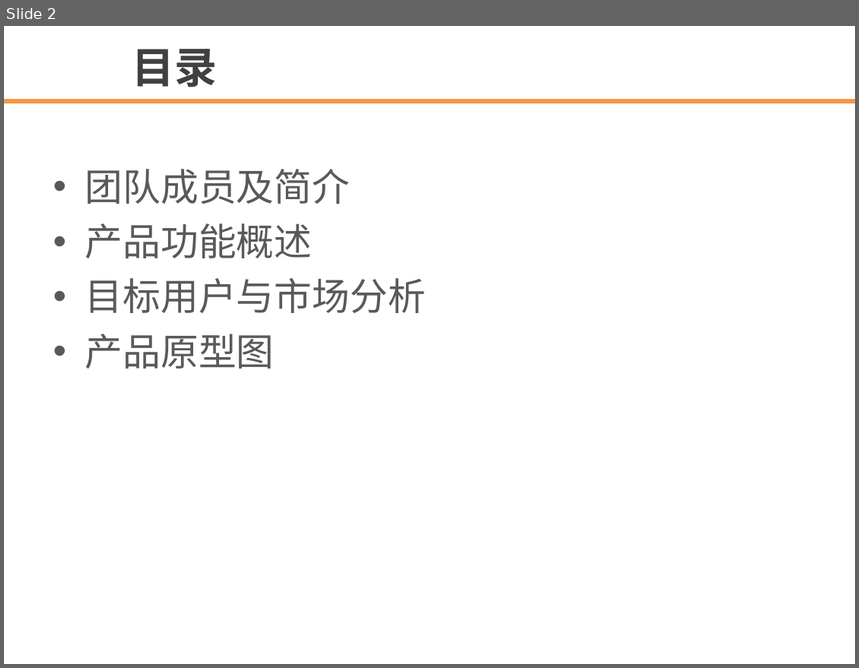
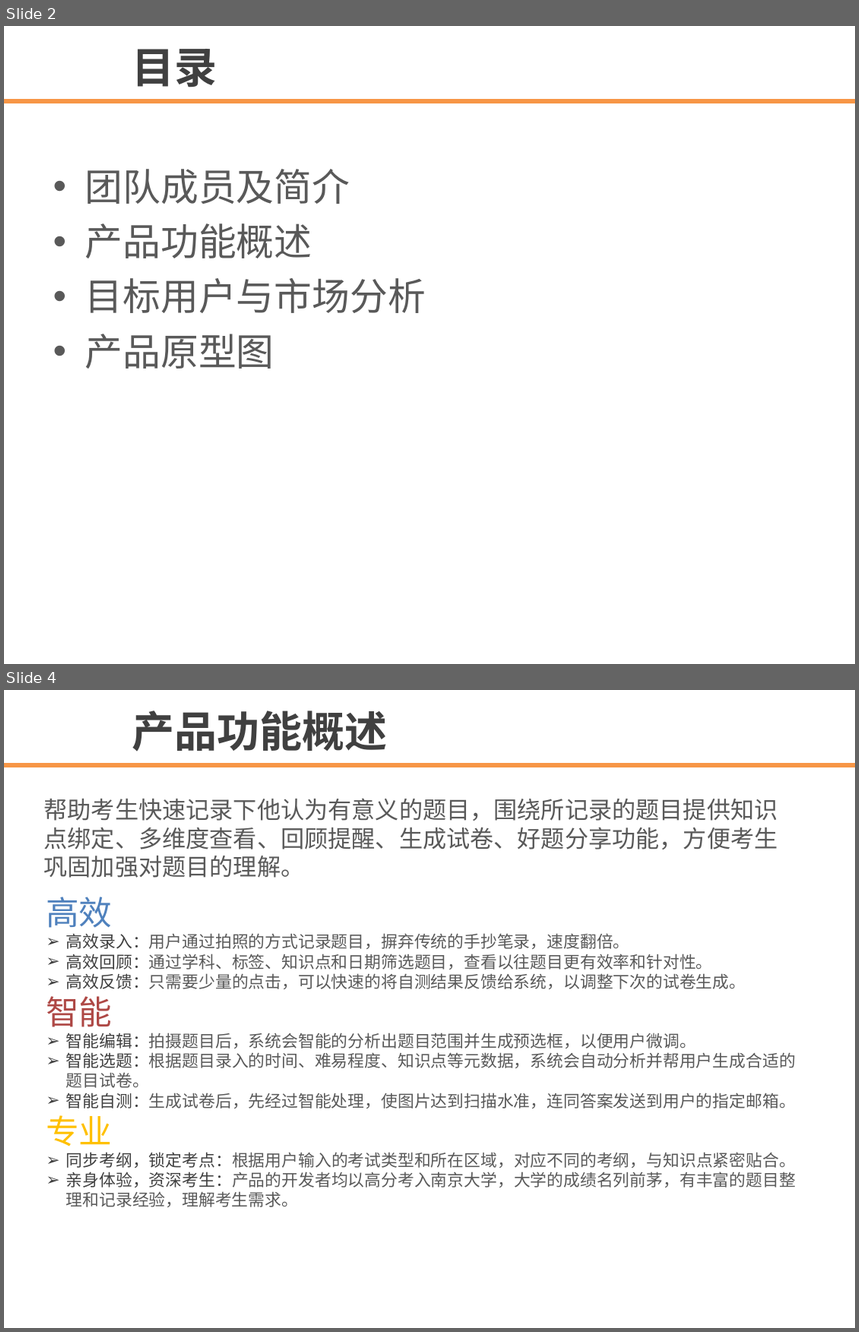
Before and after one commit to biscuit-team/CorrectNote, a slide deck: document/template.ppt. Shown one above the other, each under a label of ours: slide 2 before the commit, slides 2 and 4 after it; the slides between them are not shown. The pictures are 859x668 and 859x1332 pixels, drawn with LibreOffice and Linux fonts; fonts in the diff are those of the drawing; background and template pictures are left out. Boxes give left, top, right and bottom in pixels: in the first picture for what was removed or moved away, otherwise in the second. Text is boxed around its words. In the diff, an @@ line names an element or a change of style, - is before the commit and + after.

```diff
--- a/document/template.ppt
+++ b/document/template.ppt
@@ slide 4 added at [4, 690, 855, 1328], background #FFFFFF; not listed: 1 template element that a slide beside it also shows @@
@@ text added at [132, 711, 387, 752], 36 pt, text #404040, bold @@
+产品功能概述
@@ text added at [44, 798, 778, 878], 20 pt, text #595959 @@
+帮助考生快速记录下他认为有意义的题目，围绕所记录的题目提供知识点绑定、多维度查看、回顾提醒、生成试卷、好题分享功能，方便考生巩固加强对题目的理解。
@@ text added at [46, 897, 796, 1208], 14 pt, text #595959 @@
+高效
+➢ 高效录入：用户通过拍照的方式记录题目，摒弃传统的手抄笔录，速度翻倍。
+➢ 高效回顾：通过学科、标签、知识点和日期筛选题目，查看以往题目更有效率和针对性。
+➢ 高效反馈：只需要少量的点击，可以快速的将自测结果反馈给系统，以调整下次的试卷生成。
+智能
+➢ 智能编辑：拍摄题目后，系统会智能的分析出题目范围并生成预选框，以便用户微调。
+➢ 智能选题：根据题目录入的时间、难易程度、知识点等元数据，系统会自动分析并帮用户生成合适的题目试卷。
+➢ 智能自测：生成试卷后，先经过智能处理，使图片达到扫描水准，连同答案发送到用户的指定邮箱。
+专业
+➢ 同步考纲，锁定考点：根据用户输入的考试类型和所在区域，对应不同的考纲，与知识点紧密贴合。
+➢ 亲身体验，资深考生：产品的开发者均以高分考入南京大学，大学的成绩名列前茅，有丰富的题目整理和记录经验，理解考生需求。
```
Also in this commit, not shown: 2 slides changed, 6 other slides added, 3 slides removed.
